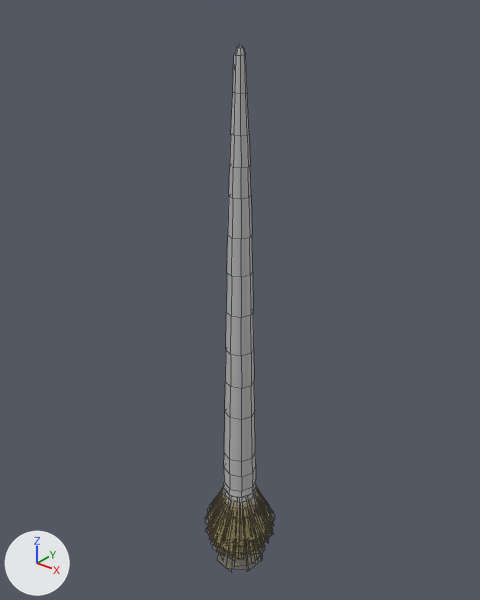
The FBX model Assets/Art/Rigs/straight_hair_rig.fbx, before and after one commit.
Both versions are drawn from a 50 mm camera at (0.181, -0.227, 0.242) aimed at (-0.006, 0.007, 0.097). The lights are fixed; the arrows at lower left show +X, +Y and +Z. Mesh edges are drawn as thin lines. Where no turn or scale is listed for an object, it has been applied to the vertices.

In view in the first picture: 'hair_straight_lp', 'root_straight'.
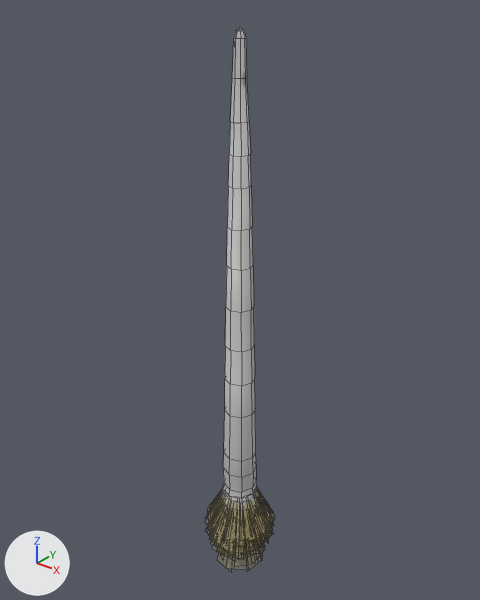
Boxes [x1, y1, x2, y2] around the edits, measured in the pictures (480 x 600 px):
```json
{"object": "hair_straight_lp", "change": "shading changed, rescaled", "before": [221, 45, 259, 522], "after": [220, 28, 259, 523]}
{"part": 2, "of": "me_mesh_001", "change": "shading changed", "before": [211, 492, 268, 564], "after": [211, 492, 268, 564]}
```

Scene script edits in JSON lines:
```json
{"block": "me_mesh_001", "where": "me_mesh_001.from_pydata(...)  # 384 vertices, 96 faces; spans x -0.0198..0.0198, y -0.0198..0.0198, z -0.0663..-0.0148"}
{"block": "me_mesh_001", "where": "# used by ob_root_straight; location = (0.0, 0.0, 0.0)"}
{"block": "me_mesh_001", "change": "me_mesh_001 part 2: edges marked sharp go from 0 to 384"}
{"block": "me_mesh", "where": "me_mesh.from_pydata(...)  # 170 vertices, 176 faces; spans x -1.1..1.1, y -4.1..21.7, z -1.1..1.1"}
{"block": "me_mesh", "where": "# used by ob_hair_straight_lp; location = (0.0, 0.0, 0.0); rotation_euler = (1.571, 0.0, 0.0), in degrees (90, 0, 0); scale = (0.01, 0.01, 0.01)"}
{"block": "me_mesh", "change": "me_mesh part 1: its shading normals changed"}
{"op": "set", "path": "ob_hair_straight_lp.scale", "old": "(0.01, 0.01, 0.01)", "new": "(0.0103, 0.0103, 0.0103)"}
```
